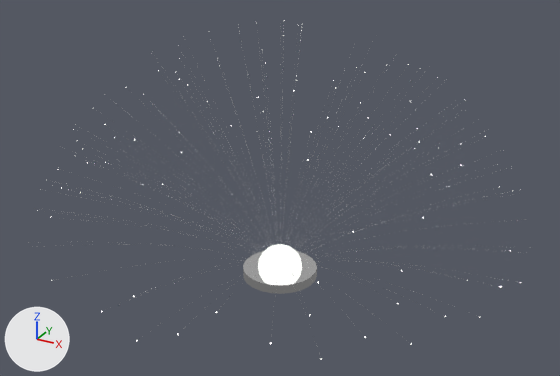
The glTF model 3d_models/fiber-optic-lamp.gltf: old version first, new version second.
Both versions are drawn from a 50 mm lens placed at (14.7, -26.7, 17.2), pointed at (0.2, -0.4, 4.0). Arrows for +X, +Y and +Z are at lower left; the lights stay in place.

The scene before the commit, as lines of its bpy script (objects in view):
```python
mat_lamb_light = principled_material('lamb-light')
mat_lamb_light.base_color = (0.982, 0.907, 1.0)  # white #fdf4ff
mat_lamb_light.metallic = 1.0
mat_lamb_light.roughness = 0.0
mat_lamb_light.emission_color = (0.955, 1.0, 0.911)  # white #fafff5
mat_lamb_light.emission_strength = 1.0
me_cylinder = bpy.data.meshes.new('Cylinder')
me_cylinder.from_pydata(...)  # 88 vertices, 84 faces; spans x -0.99..0.99, y -1.0..1.0, z -1.0..1.0
me_cylinder.materials.append(mat_lamp_body)  # white #e7e7e7
me_fiber = bpy.data.meshes.new('fiber')
me_fiber.from_pydata(...)  # 7800 vertices, 12480 faces; spans x -10.5..10.5, y -10.6..10.6, z 0.4..10.9
me_fiber.materials.append(mat_lamp_fiber)  # white #e7e7e7
me_fiber_002 = bpy.data.meshes.new('fiber.002')
me_fiber_002.from_pydata(...)  # 3884 vertices, 8674 faces; spans x -10.5..10.5, y -10.6..10.6, z 2.6..10.9
me_fiber_002.materials.append(mat_lamb_light)  # white #fdf4ff
me_sphere = bpy.data.meshes.new('Sphere')
me_sphere.from_pydata(...)  # 111 vertices, 198 faces; spans x -0.99..0.99, y -1.0..1.0, z 0.0..1.0
me_sphere.materials.append(mat_lamb_light)  # white #fdf4ff
ob_base = bpy.data.objects.new('base', me_cylinder)
ob_base.location = (0.0, 0.0, -0.19)
ob_base.scale = (1.65, 1.65, 0.206)
ob_fiber = bpy.data.objects.new('fiber', me_fiber)
ob_fiber.location = (0.0, 0.0, 0.0)
ob_fiber_endglow = bpy.data.objects.new('fiber-endglow', me_fiber_002)
ob_fiber_endglow.location = (0.0, 0.0, 0.0)
ob_lamp = bpy.data.objects.new('lamp', me_sphere)
ob_lamp.location = (0.0, 0.0, 0.01)
```
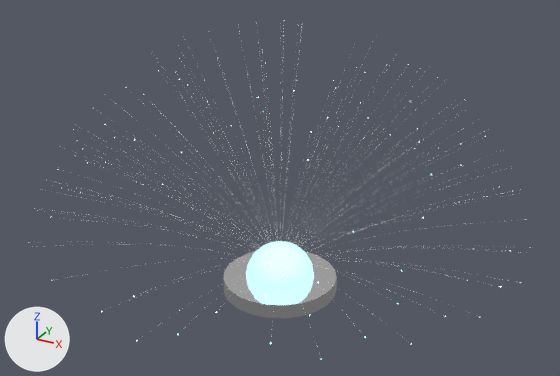
Changed parts and their boxes [x1, y1, x2, y2] in the pictures (560 x 376 px):
'base', moved, rescaled (52% wider, 55% taller): before [243, 251, 317, 294]; after [224, 251, 337, 318]
'lamp', recoloured, moved, rescaled (53% wider, 51% taller): before [258, 244, 302, 278]; after [246, 241, 314, 293]
'fiber-endglow', recoloured: [58, 35, 511, 360] in both

The change in detail:
In material 'lamb-light' (mat_lamb_light), emission_color goes from (0.955, 1.0, 0.911) (white #fafff5) to (0.379, 0.888, 1.0) (cyan #a6f2ff).
Object 'lamp' (ob_lamp) moves from (0.0, 0.0, 0.01) to (0.0, 0.0, -0.44).
Object 'lamp' (ob_lamp) is rescaled from (1.0, 1.0, 1.0) to (1.54, 1.54, 1.54).
Object 'base' (ob_base) moves from (0.0, 0.0, -0.19) to (0.0, 0.0, -0.74).
Object 'base' (ob_base) is rescaled from (1.65, 1.65, 0.206) to (2.55, 2.55, 0.318).
